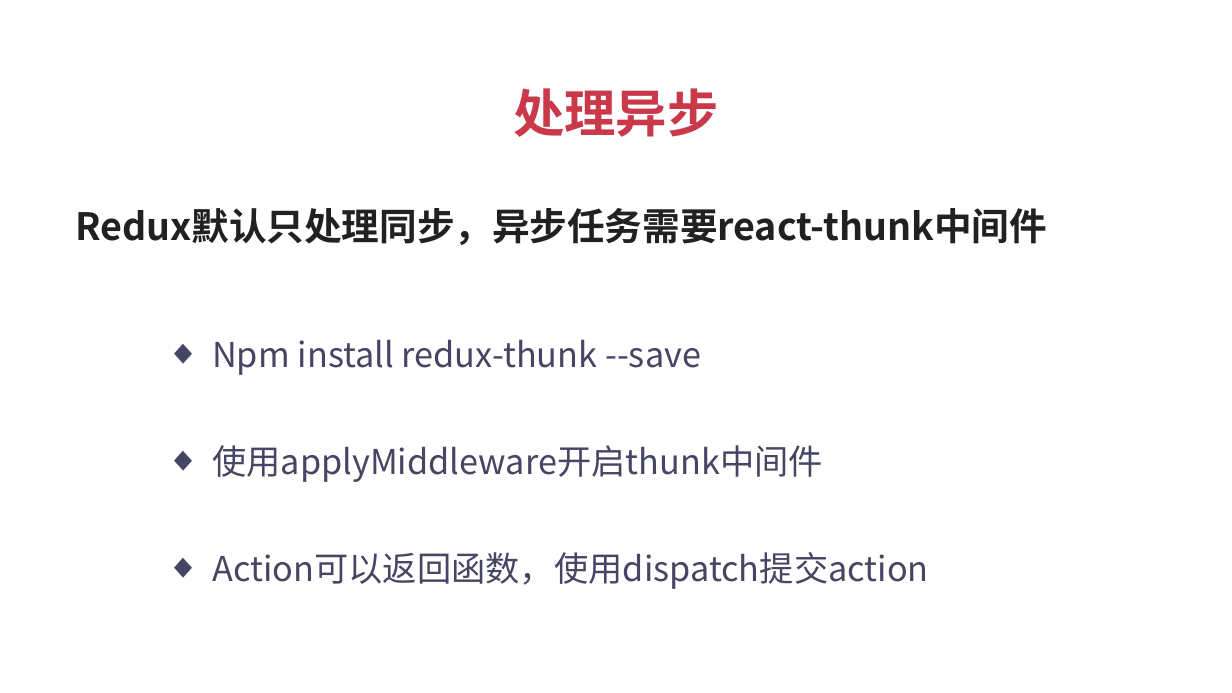
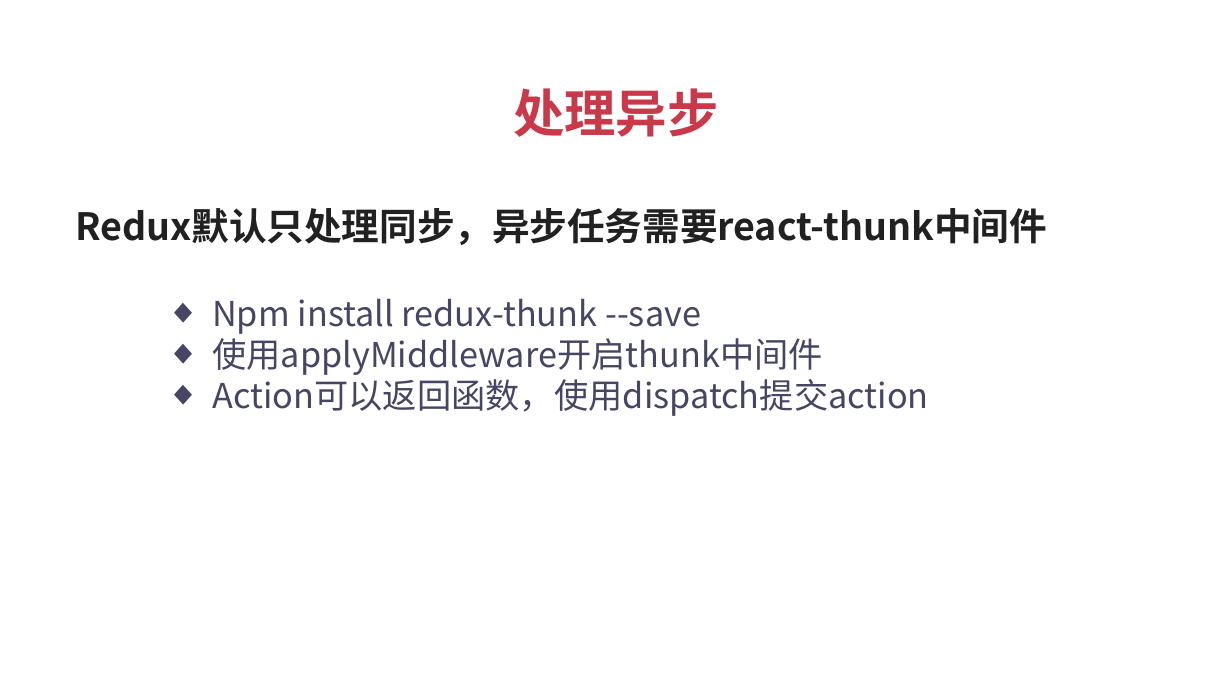
Before and after one commit to Crystal2030/react-zhaopin, a slide deck: slide 14 of ppt/03 Redux状态管理.pptx. Drawn at 1232x693 pixels with LibreOffice and Linux fonts; fonts in the diff are those of the drawing. Boxes give left, top, right and bottom in pixels: in the first picture for what was removed or moved away, otherwise in the second. Text is boxed around its words. In the diff, an @@ line names an element or a change of style, - is before the commit and + after.

```diff
--- a/ppt/03 Redux状态管理.pptx
+++ b/ppt/03 Redux状态管理.pptx
@@ text "Npm install redux-thunk --save": place and size @@
-text "Npm install redux-thunk --save" at [212, 339, 701, 375]
+text "Npm install redux-thunk --save" at [212, 298, 929, 416]
@@ text at [212, 333, 929, 416]: paragraphs added @@
+  ◆ 使用applyMiddleware开启thunk中间件
+  ◆ Action可以返回函数，使用dispatch提交action
@@ text removed at [212, 445, 823, 482] @@
-  ◆ 使用applyMiddleware开启thunk中间件
@@ text removed at [212, 552, 929, 589] @@
-  ◆ Action可以返回函数，使用dispatch提交action
```
Also in this commit, not shown: 6 other slides changed, 3 other files.
